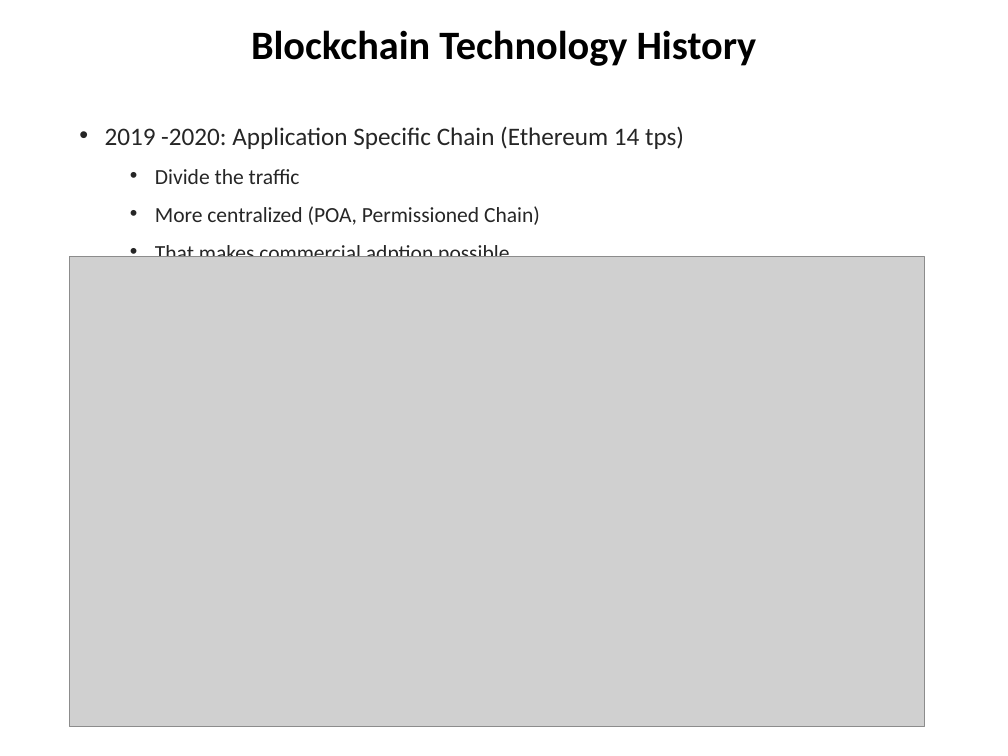
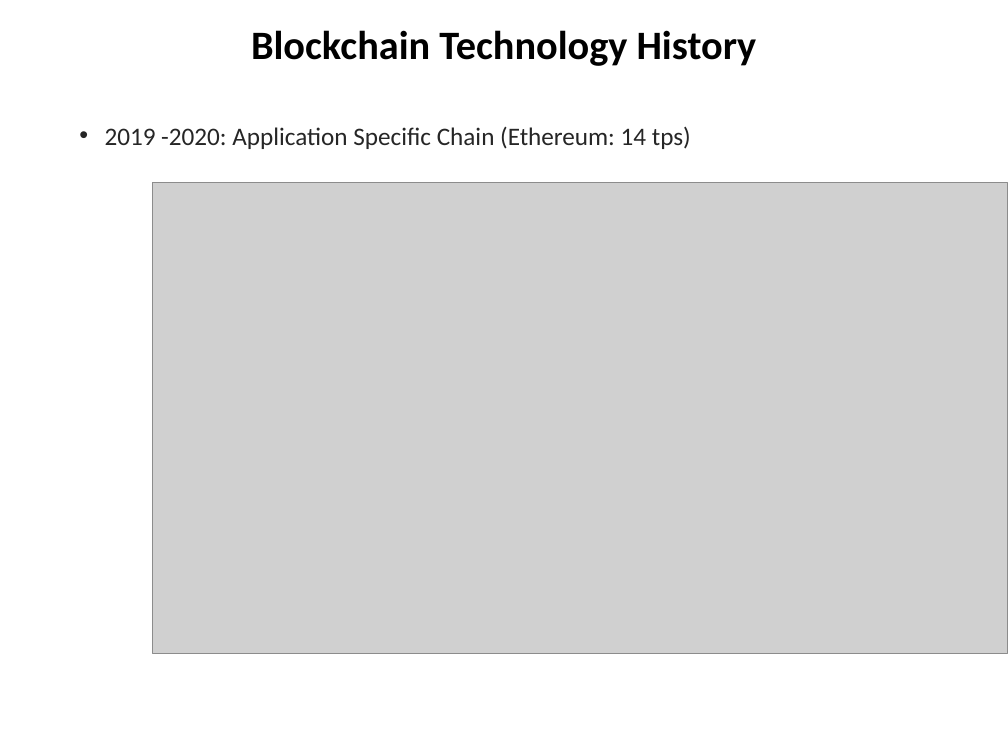
Before and after one commit to chuacw/SGUS-Slides, a slide deck: slide 4 of BCI - Day1 - Intro 1 Blockchain Technology Trends.pptx (slide 3 before the commit). Drawn at 1008x756 pixels with LibreOffice and Linux fonts; fonts in the diff are those of the drawing; grey boxes stand for pictures. Boxes give left, top, right and bottom in pixels: in the first picture for what was removed or moved away, otherwise in the second. Text is boxed around its words. In the diff, an @@ line names an element or a change of style, - is before the commit and + after.

```diff
--- a/BCI - Day1 - Intro 1 Blockchain Technology Trends.pptx
+++ b/BCI - Day1 - Intro 1 Blockchain Technology Trends.pptx
@@ text at box(105, 126, 691, 149): text changed; size 15.4 to 18 pt @@
-• 2019 -2020: Application Specific Chain (Ethereum 14 tps)
-  • Divide the traffic
-  • More centralized (POA, Permissioned Chain)
-  • That makes commercial adption possible
+• 2019 -2020: Application Specific Chain (Ethereum: 14 tps)
@@ picture: place and size @@
-picture at box(70, 257, 924, 727)
+picture at box(153, 183, 1008, 653)
```
Also in this commit, not shown: 7 other slides changed, 13 slides added, 3 other files.
